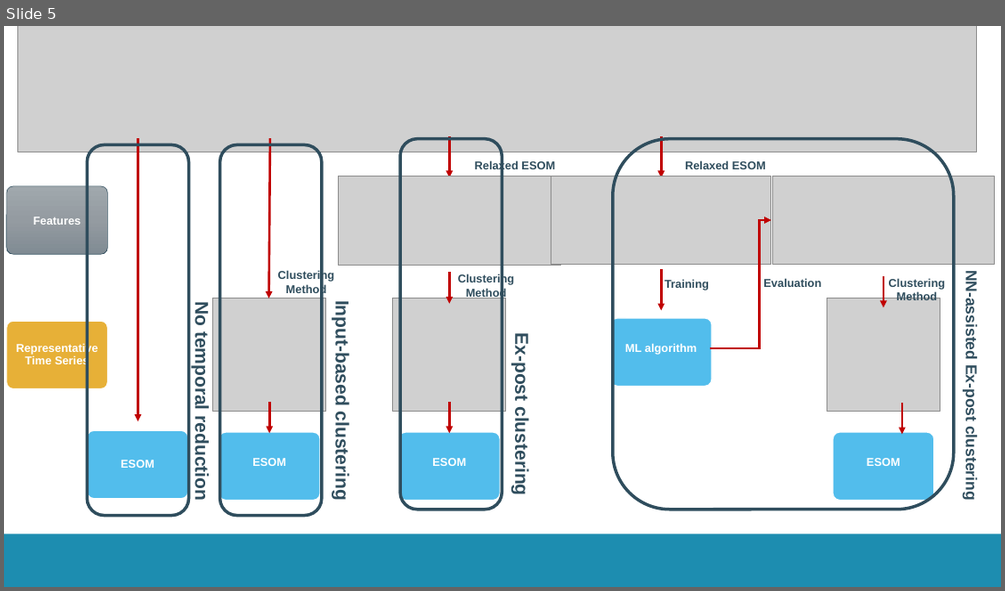
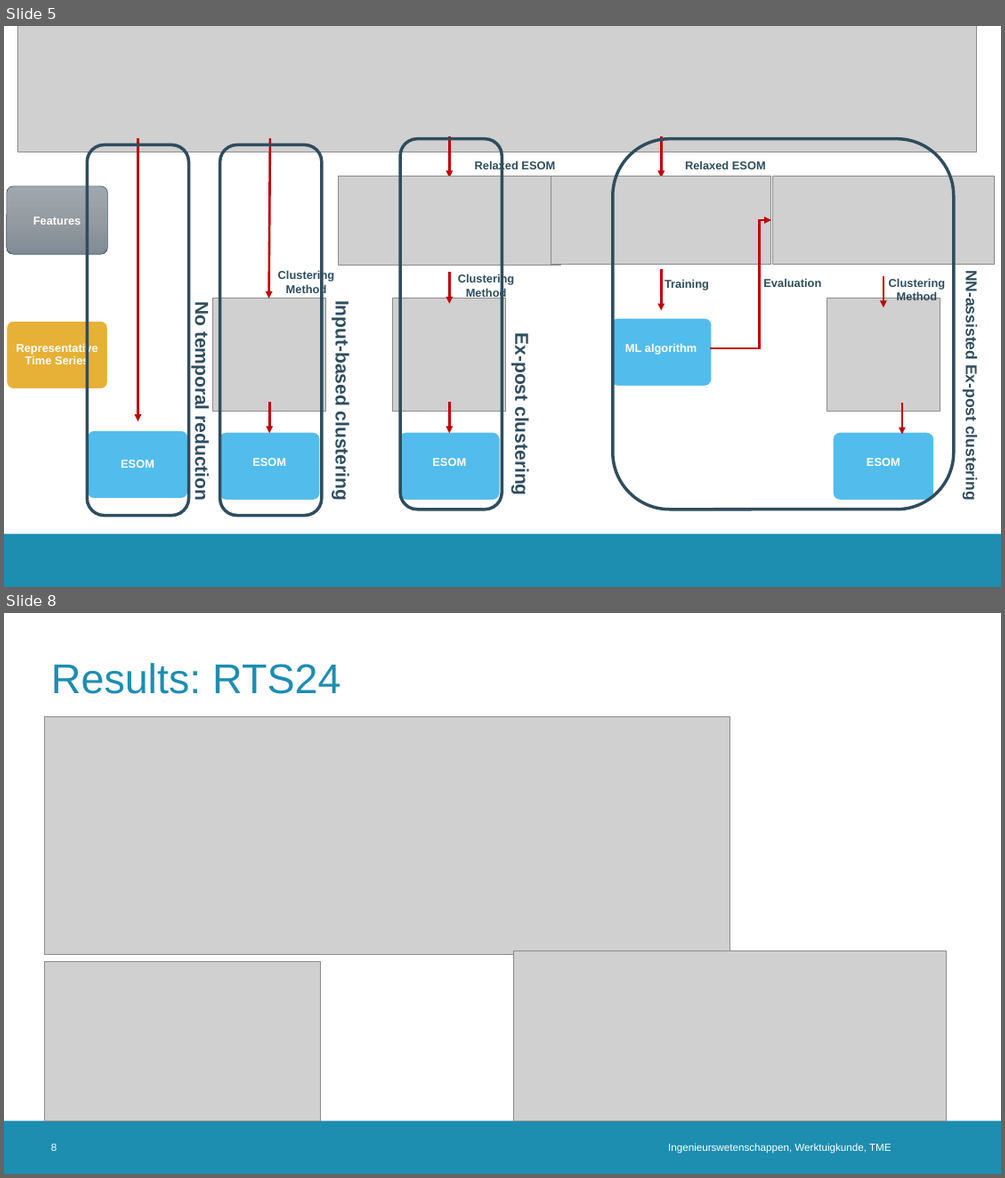
Before and after one commit to erikfilias/JointResearch, a slide deck: 02. Presentations/Process_visual.pptx. Shown one above the other, each under a label of ours: slide 5 before the commit, slides 5 and 8 after it; the slides between them are not shown. The pictures are 1005x591 and 1005x1178 pixels, drawn with LibreOffice and Linux fonts; fonts in the diff are those of the drawing; grey boxes stand for pictures; background and template pictures are left out. Boxes give left, top, right and bottom in pixels: in the first picture for what was removed or moved away, otherwise in the second. Text is boxed around its words. In the diff, an @@ line names an element or a change of style, - is before the commit and + after.

```diff
--- a/02. Presentations/Process_visual.pptx
+++ b/02. Presentations/Process_visual.pptx
@@ slide 8 added at (4,613,1001,1174), background #FFFFFF; not listed: 1 template element that a slide beside it also shows @@
@@ title added at (51,663,340,694), 40 pt, text #1D8DB0 @@
+Results: RTS24
@@ picture added at (44,717,730,955) @@
@@ picture added at (513,951,947,1121) @@
@@ picture added at (44,962,321,1121) @@
@@ page number added at (51,1143,57,1151), 10 pt, text #FFFFFF @@
+8
@@ text added at (668,1143,891,1153), 10 pt, text #FFFFFF @@
+Ingenieurswetenschappen, Werktuigkunde, TME
```
Also in this commit, not shown: 1 slide changed, 1 other slide added.
